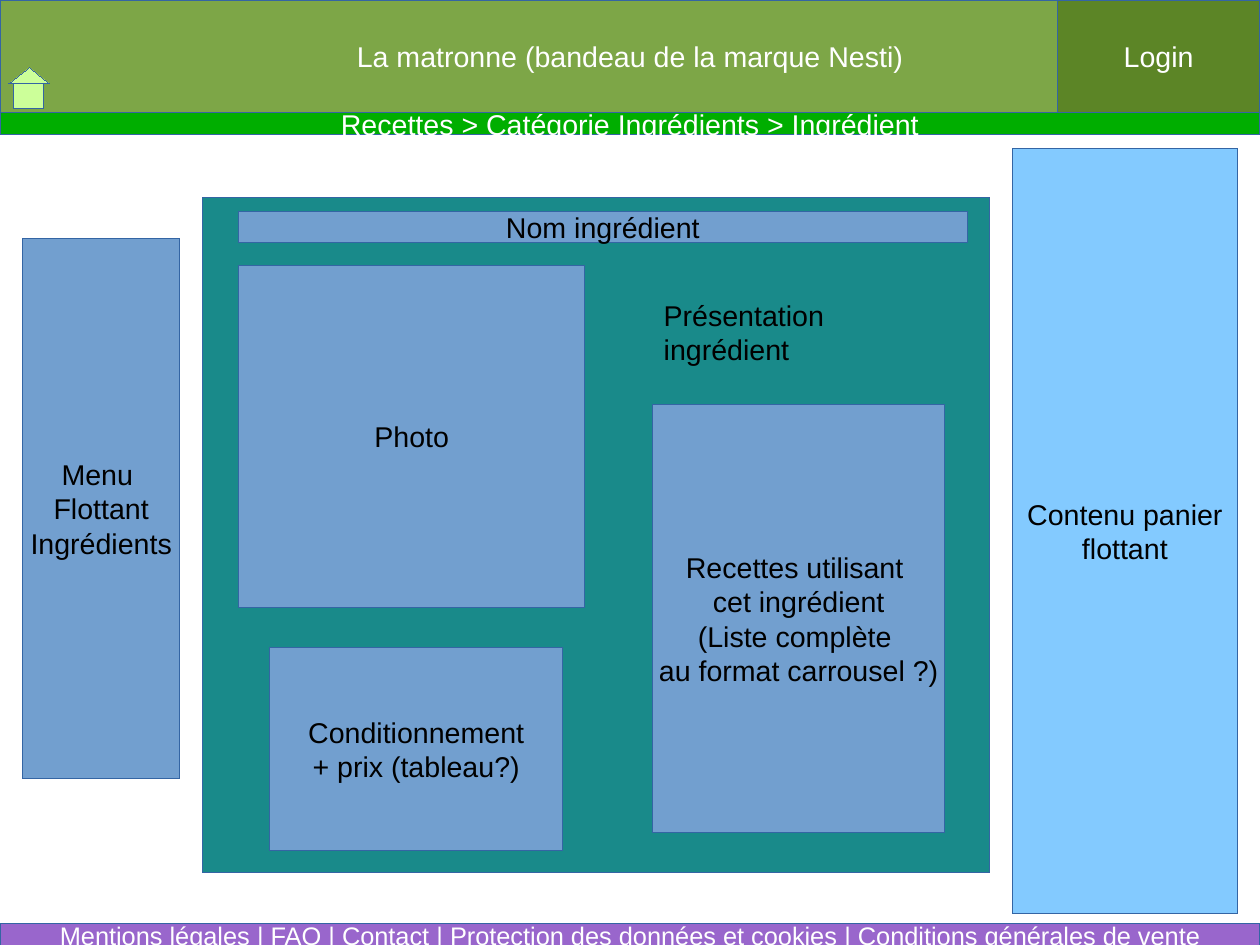
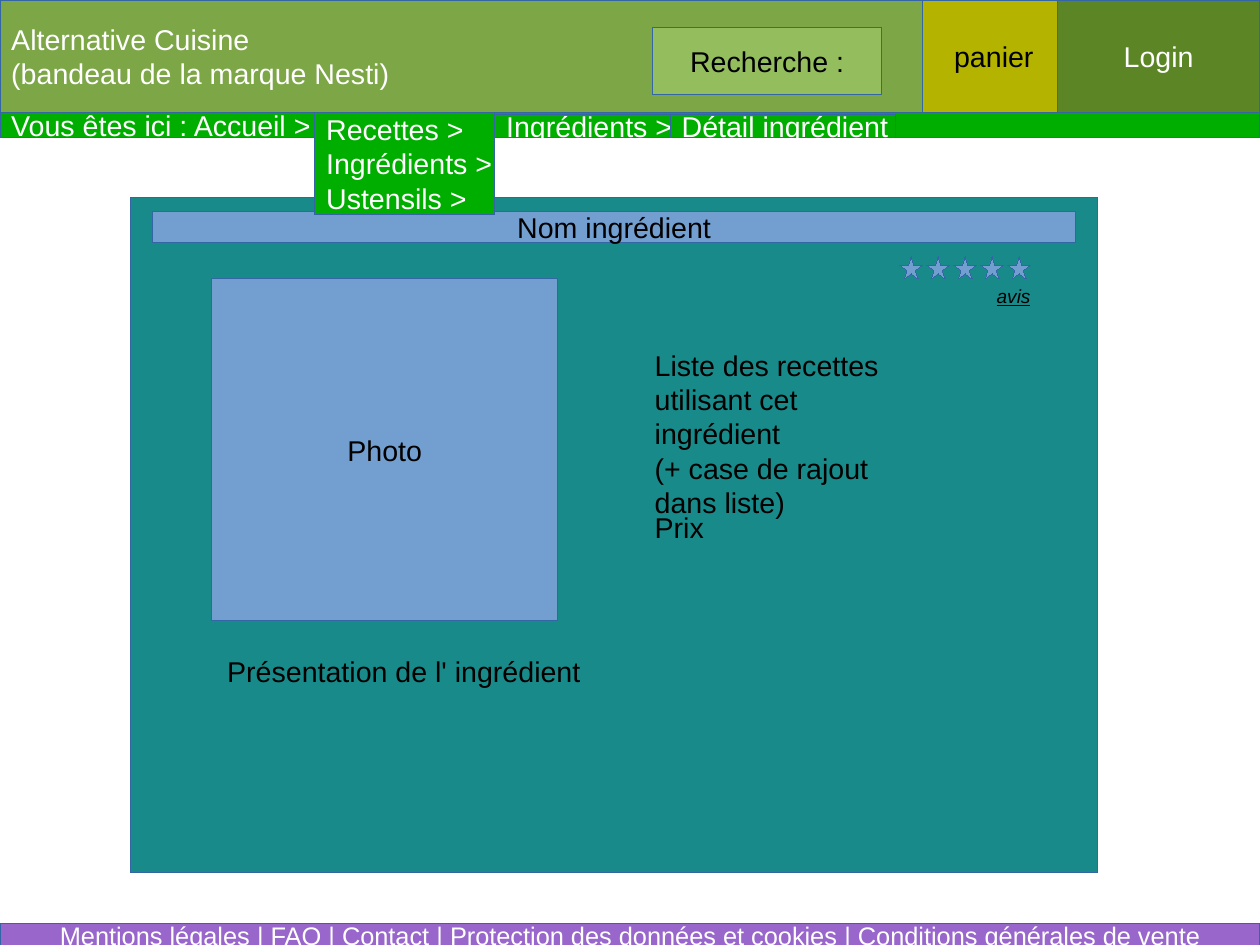
Before and after one commit to MarieRoseLejay/NESTI, a slide deck: slide 5 of VisuelSite.odp (slide 6 before the commit). Drawn at 1260x945 pixels with LibreOffice and Linux fonts; fonts in the diff are those of the drawing. Boxes give left, top, right and bottom in pixels: in the first picture for what was removed or moved away, otherwise in the second. Text is boxed around its words. In the diff, an @@ line names an element or a change of style, - is before the commit and + after.

```diff
--- a/VisuelSite.odp
+++ b/VisuelSite.odp
@@ text in rectangle at box(11, 29, 389, 90): text changed @@
-La matronne (bandeau de la marque Nesti)
+Alternative Cuisine
+(bandeau de la marque Nesti)
@@ rectangle added at box(653, 27, 883, 95), fill #94BD5E, outline #3465A4 0 pt, 18 pt, text #000000 @@
+Recherche :
@@ rectangle added at box(923, 0, 1058, 112), fill #B3B300, outline #3465A4 0 pt, 18 pt, text #000000 @@
+panier
@@ triangle removed at box(9, 67, 49, 83) @@
@@ rectangle removed at box(13, 83, 43, 107) @@
@@ text in rectangle at box(11, 115, 286, 141): text changed @@
-Recettes > Catégorie Ingrédients > Ingrédient
+Vous êtes ici : Accueil >
@@ rectangle added at box(316, 112, 495, 214), fill #00AE00, outline #3465A4 0 pt, 18 pt, text #FFFFFF @@
+Recettes >
+Ingrédients >
+Ustensils >
@@ rectangle added at box(495, 115, 675, 138), fill #00AE00, outline #3465A4 0 pt, 18 pt, text #FFFFFF @@
+Ingrédients >
@@ rectangle added at box(671, 115, 896, 138), fill #00AE00, outline #3465A4 0 pt, 18 pt, text #FFFFFF @@
+Détail ingrédient
@@ rectangle removed at box(1013, 149, 1238, 914) @@
-Contenu panier
-flottant
@@ rectangle: place and size @@
-rectangle at box(202, 198, 990, 874)
+rectangle at box(130, 198, 1098, 874)
@@ rectangle removed at box(23, 239, 181, 779) @@
-Menu
-Flottant
-Ingrédients
@@ rectangle "Nom ingrédient": place and size @@
-rectangle "Nom ingrédient" at box(239, 212, 968, 244)
+rectangle "Nom ingrédient" at box(153, 212, 1076, 244)
@@ star added at box(900, 256, 923, 279), fill #729FCF, outline #3465A4 0 pt @@
@@ star added at box(927, 256, 950, 279), fill #729FCF, outline #3465A4 0 pt @@
@@ star added at box(955, 256, 978, 279), fill #729FCF, outline #3465A4 0 pt @@
@@ star added at box(981, 256, 1004, 279), fill #729FCF, outline #3465A4 0 pt @@
@@ star added at box(1008, 256, 1031, 279), fill #729FCF, outline #3465A4 0 pt @@
@@ rectangle "Photo": place and size @@
-rectangle "Photo" at box(239, 265, 585, 607)
+rectangle "Photo" at box(212, 279, 558, 621)
@@ rectangle: place and size @@
-rectangle at box(239, 265, 397, 400)
+rectangle at box(212, 279, 369, 414)
@@ text added at box(997, 289, 1031, 306), 12 pt, text #000000, italic, underline @@
+avis
@@ text added at box(655, 355, 879, 518), 18 pt, text #000000 @@
+Liste des recettes utilisant cet ingrédient
+(+ case de rajout dans liste)
@@ rectangle removed at box(653, 405, 946, 832) @@
-Recettes utilisant
-cet ingrédient
-(Liste complète
-au format carrousel ?)
@@ text added at box(655, 517, 704, 538), 18 pt, text #000000 @@
+Prix
@@ rectangle removed at box(270, 648, 563, 851) @@
-Conditionnement
-+ prix (tableau?)
@@ text at box(227, 661, 580, 687): text changed @@
-Présentation ingrédient
+Présentation de l' ingrédient
```
Also in this commit, not shown: 15 other slides changed, 1 slide added, 2 slides removed, 2 other files.
